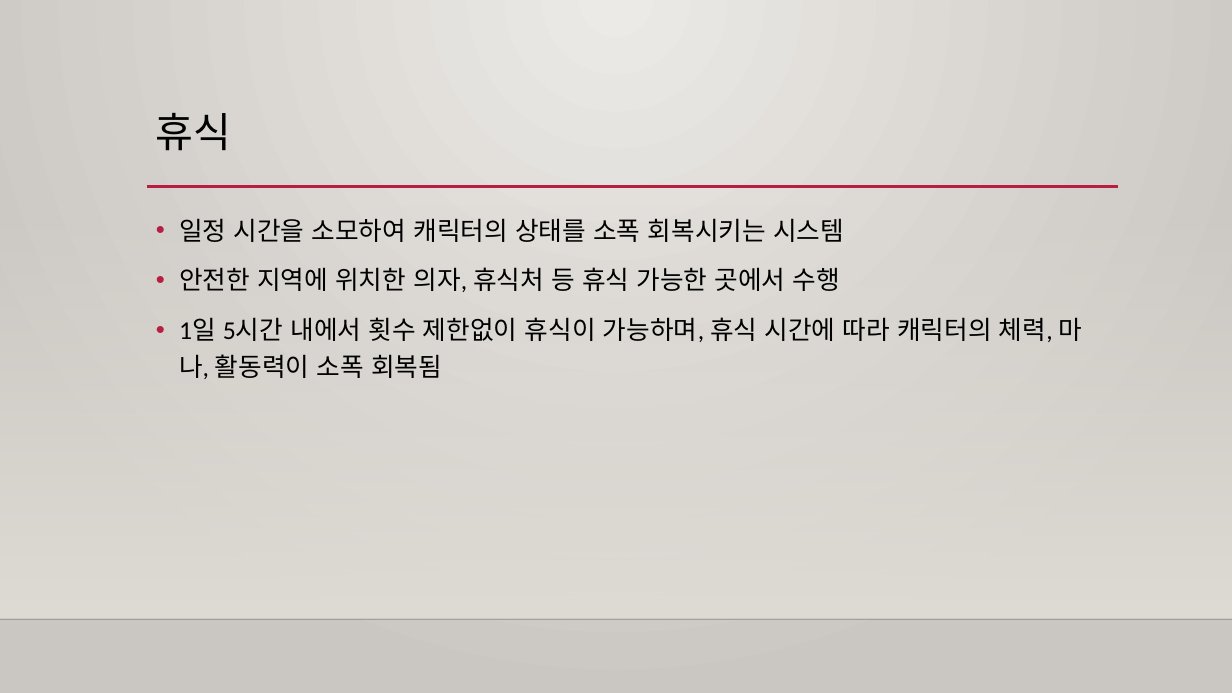
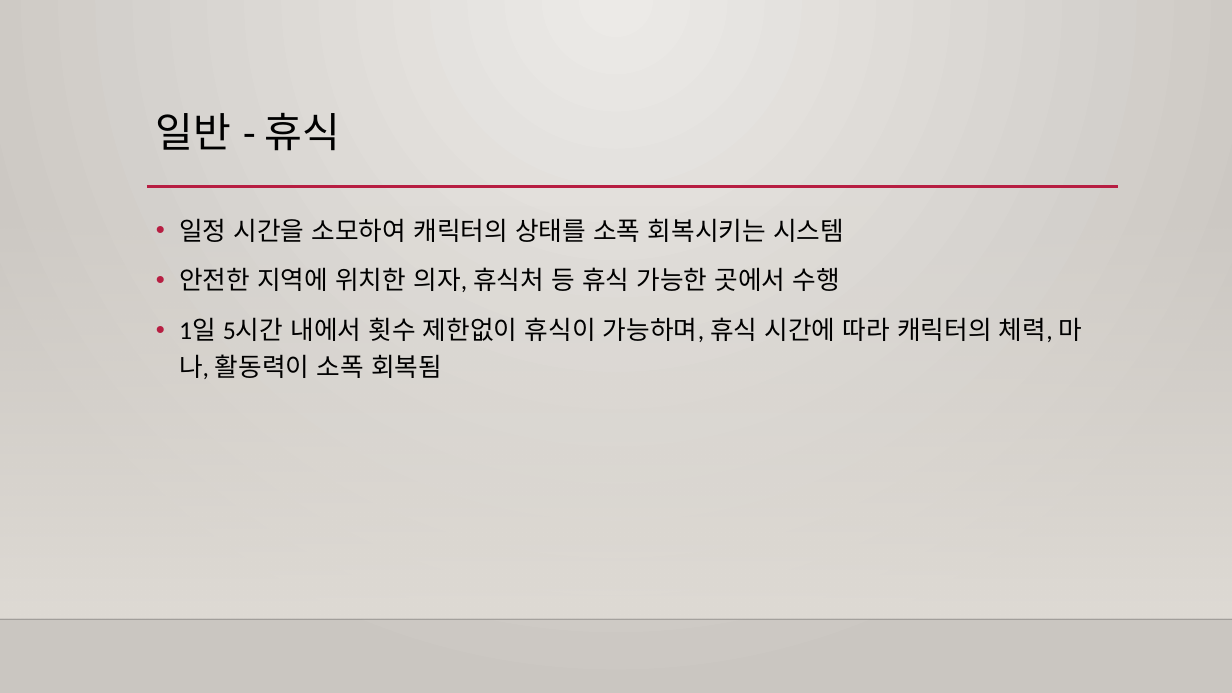
Before and after one commit to Raynia/Alchemist-Diary, a slide deck: slide 13 of Specification/Prototype/프로토타입 기획서.pptx. Drawn at 1232x693 pixels with LibreOffice and Linux fonts; fonts in the diff are those of the drawing; background and template pictures are left out. Boxes give left, top, right and bottom in pixels: in the first picture for what was removed or moved away, otherwise in the second. Text is boxed around its words. In the diff, an @@ line names an element or a change of style, - is before the commit and + after.

```diff
--- a/Specification/Prototype/프로토타입 기획서.pptx
+++ b/Specification/Prototype/프로토타입 기획서.pptx
@@ title at <box>156,113,341,151</box>: text changed @@
-휴식
+일반 - 휴식
```
Also in this commit, not shown: 13 other slides changed, 8 slides added.
